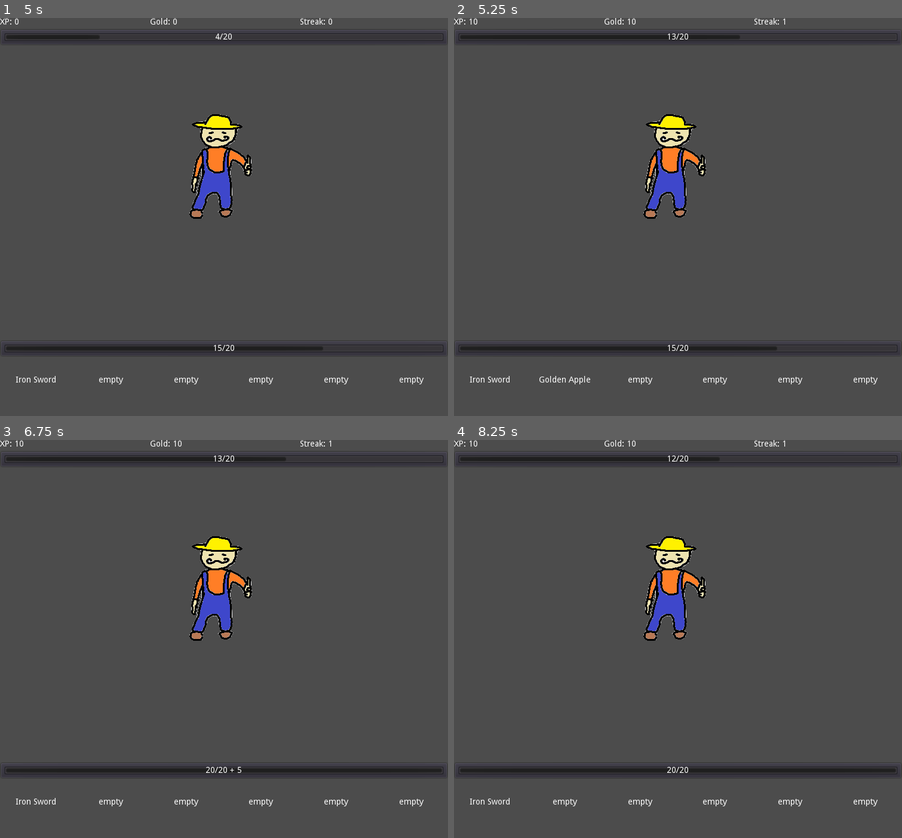
Above: before the commit, frames 1-4 (two rows, left to right).
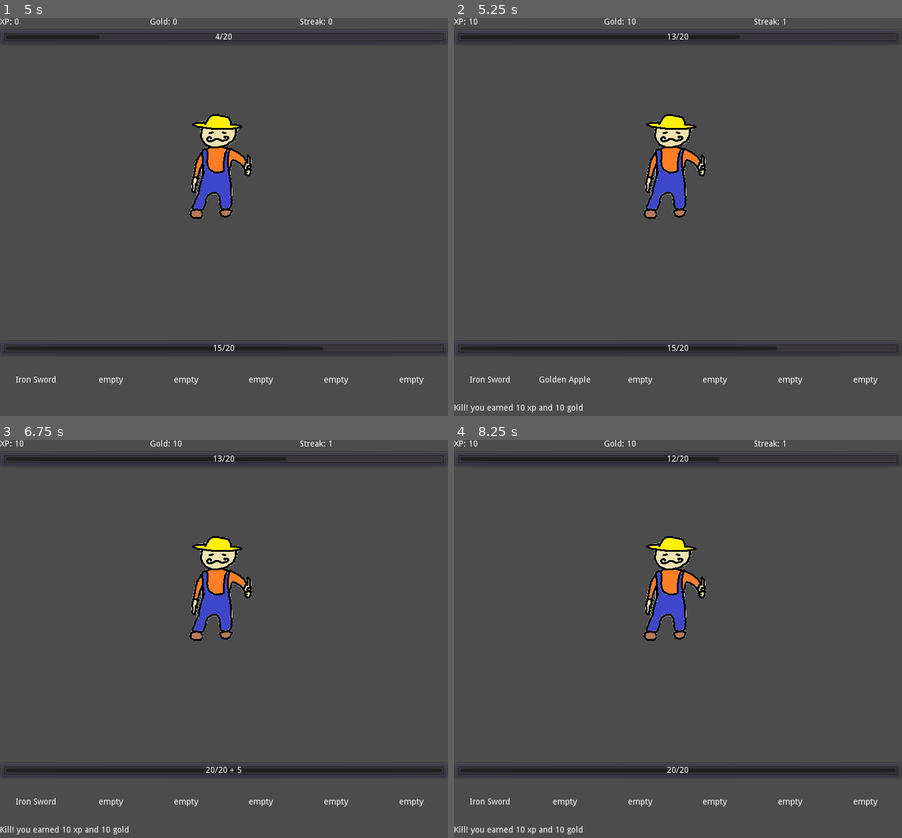
Above: after the commit, the same moments.

Repository: SirDogeGD/projects
Game: Godot game, scene res://scenes/main.tscn
The game is run twice, just before and just after one commit, with the same random seed, the same clock (stepped at 60 frames per second) and the same inputs.
Inputs (mouse positions are in pixels of both pictures, inside the frame that each line leads up to):
- Up to frame 1 (5 s): click "Start" at 0.5 s; click "Shop" at 1.25 s; click "Back" at 2 s; click "Jump Down" at 2.75 s; click "Choose" at 3.5 s; tap Enter at 4.25 s; move the mouse to (322, 220) at 4.27 s; click (322, 220) at 4.35 s
- Up to frame 2 (5.25 s): tap Space at 5 s; move the mouse to (588, 264) at 5.02 s; tap 1 (inv_1) at 5.1 s
- Up to frame 3 (6.75 s): tap Enter at 5.75 s; move the mouse to (268, 567) at 5.77 s; hold 2 (inv_2) 5.78-6.53 s; tap Space at 6.5 s; move the mouse to (201, 754) at 6.52 s; tap 3 (inv_3) at 6.6 s
- Up to frame 4 (8.25 s): tap Enter at 7.25 s; move the mouse to (812, 730) at 7.27 s; hold 4 (inv_4) 7.28-8.03 s; tap Space at 8 s; move the mouse to (543, 595) at 8.02 s; tap 5 (inv_5) at 8.1 s

Frame 1 is identical in both runs. In frame 2, 0.2% of the frame differs, in the area x 0-29%, y 96-100%; in frame 3, 0.2%; in frame 4, 0.2%.

Commit message:
overdrive
completed megastreak "overdrive"
completed chat

Diff:
--- a/idlegame/scripts/camp.gd
+++ b/idlegame/scripts/camp.gd
@@ -4,6 +4,7 @@
 	you.create_empty_inv()
 	you.add_to_inv(item_creator.default_sword())
 	update_stats()
+	chat.clear()
 
 func update_stats():
 	$C1/TB/LXP.set_text("XP: " + String(stats.xp))
--- a/idlegame/scripts/fight.gd
+++ b/idlegame/scripts/fight.gd
@@ -18,7 +18,7 @@
 	$C1/TB/LS.set_text("Streak: " + String(you.streak))
 	update_hp()
 	$C1/CInv/CCInv/Inv.fill()
-	$C1/CChF/Lchat.set_text(chat.make_chat())
+	update_chat()
 
 func update_hp():
 	$C1/CInv/CHP/PBHP.max_value = you.hp
@@ -32,6 +32,9 @@
 	$C1/CEnemy/CeHP/PBeHP.max_value = enemy.hp
 	$C1/CEnemy/CeHP/PBeHP.value = enemy.current_hp
 	$C1/CEnemy/CeHP/LeHP.set_text(String(round(enemy.get_hp())) + "/" + String(enemy.hp))
+
+func update_chat():
+	$C1/CChF/Lchat.set_text(chat.make_chat())
 
 func new_enemy():
 	enemy = enemyFile.new()
@@ -64,8 +67,8 @@
 	#you attack enemy
 	atk(you, enemy, you.get_inv_slot(you.get_selected()))
 	if(isDead(enemy)):
-		you.kill()
-		chat.make_chat()
+		chat.kill_msg(you.kill())
+		update_chat()
 		enemy.death()
 		new_enemy()
 	else:
--- a/idlegame/scripts/guy.gd
+++ b/idlegame/scripts/guy.gd
@@ -21,6 +21,7 @@
 
 #megastreak variables (dmg taken, resource rewards)
 var mega = "od"
+var mactive = false
 var mtd = 0
 var md = 0
 var mgb = 0
@@ -131,6 +132,7 @@
 func get_mega():
 	return mega
 
+#updates the megastreak variables based on the current streak
 func update_megas():
 	var arr = megastreak_handler.get_all(self, streak)
 	mtd = arr[0]
--- a/idlegame/scripts/megastreak_handler.gd
+++ b/idlegame/scripts/megastreak_handler.gd
@@ -2,6 +2,11 @@
 
 func get_all(who, s):
 	var mega = who.get_mega()
+
+	if(check_activated(mega, s)):
+		chat.mega(mega)
+		who.mactive = true
+
 	return([get_true(mega, s), get_dmg(mega, s), get_gboost(mega, s), get_xpboost(mega, s)])
 
 func get_true(name, s):
@@ -42,3 +47,19 @@
 			if s>= 20:
 				return 0.5
 	return 0
+
+func check_activated(name, s):
+	match name:
+		"od":
+			if s == 10:
+				return true
+		"b":
+			if s == 20:
+				return true
+
+func on_death(who, s):
+	if who.mactive:
+		var mega = who.get_mega()
+		match mega:
+			"od":
+				stats.add_stats("xp", 4000)
--- a/idlegame/scripts/you.gd
+++ b/idlegame/scripts/you.gd
@@ -7,7 +7,9 @@
 	create_empty_inv()
 
 func death():
-	you.streak = 0
+	megastreak_handler.on_death(self, streak)
+	streak = 0
+	mactive = false
 	get_tree().change_scene("res://scenes/camp.tscn")
 	current_hp = hp
 	remove_on_death()
